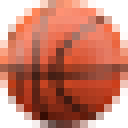
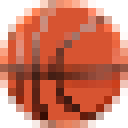
Layers edited between the first and the second w=128, h=128 image:
added layer "ball with no shading" above "ball" over <box>8,8,112,128</box>
hid "ball" over <box>8,8,112,128</box>
